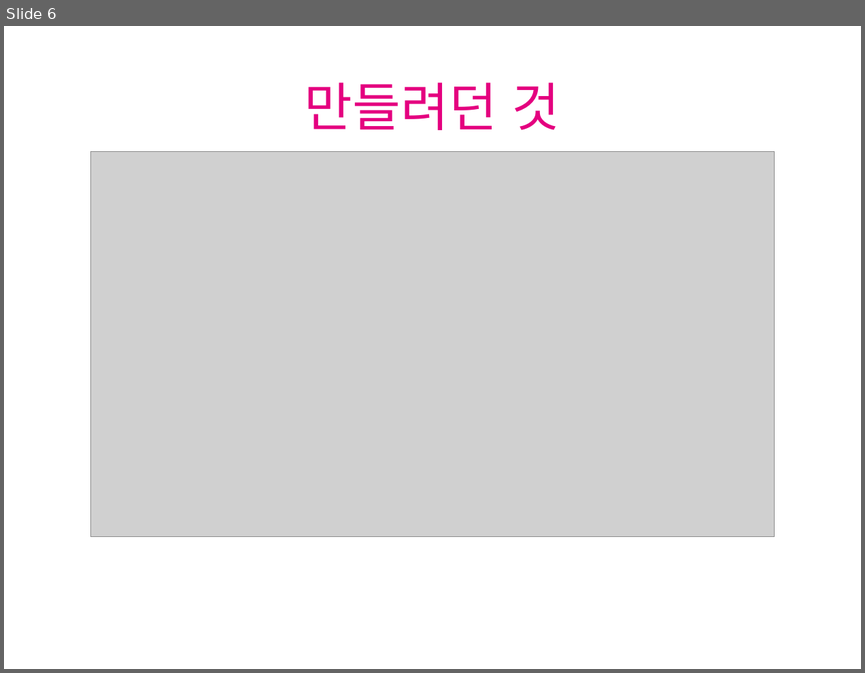
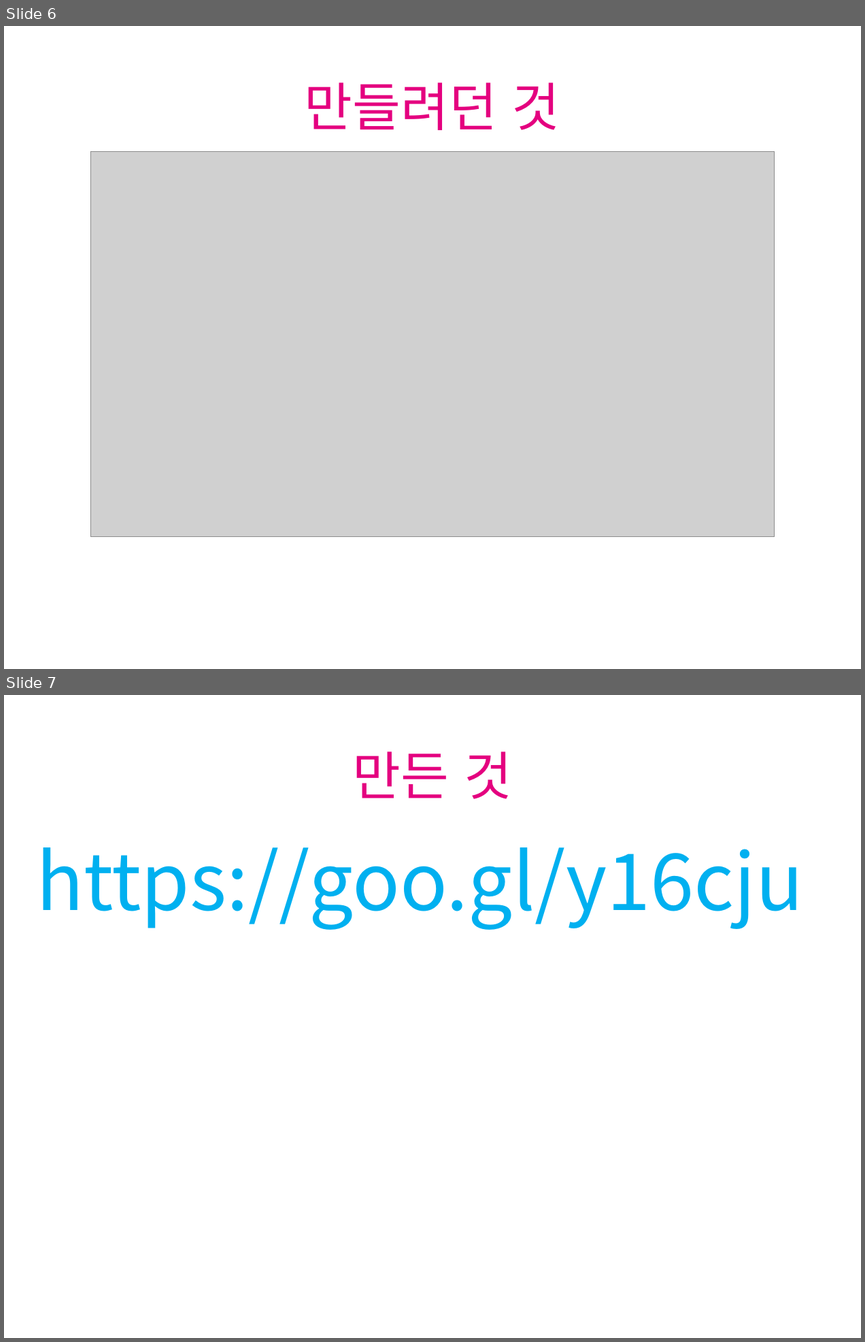
Before and after one commit to seokmin/2016ServerProject, a slide deck: 서버프로젝트.pptx. Shown one above the other, each under a label of ours: slide 6 before the commit, slides 6 and 7 after it. The pictures are 865x673 and 865x1342 pixels, drawn with LibreOffice and Linux fonts; fonts in the diff are those of the drawing; grey boxes stand for pictures; background and template pictures are left out. Boxes give left, top, right and bottom in pixels: in the first picture for what was removed or moved away, otherwise in the second. Text is boxed around its words. In the diff, an @@ line names an element or a change of style, - is before the commit and + after.

```diff
--- a/서버프로젝트.pptx
+++ b/서버프로젝트.pptx
@@ slide 7 added at (4, 695, 861, 1338), background picture (left out) @@
@@ title added at (353, 751, 512, 799), 44 pt, text #E4007F @@
+만든 것
@@ text added at (36, 847, 803, 929), 66 pt, text #00B0F0 @@
+https://goo.gl/y16cju
```
Also in this commit, not shown: 3 slides changed, 2 other slides added, 1 slide removed.
